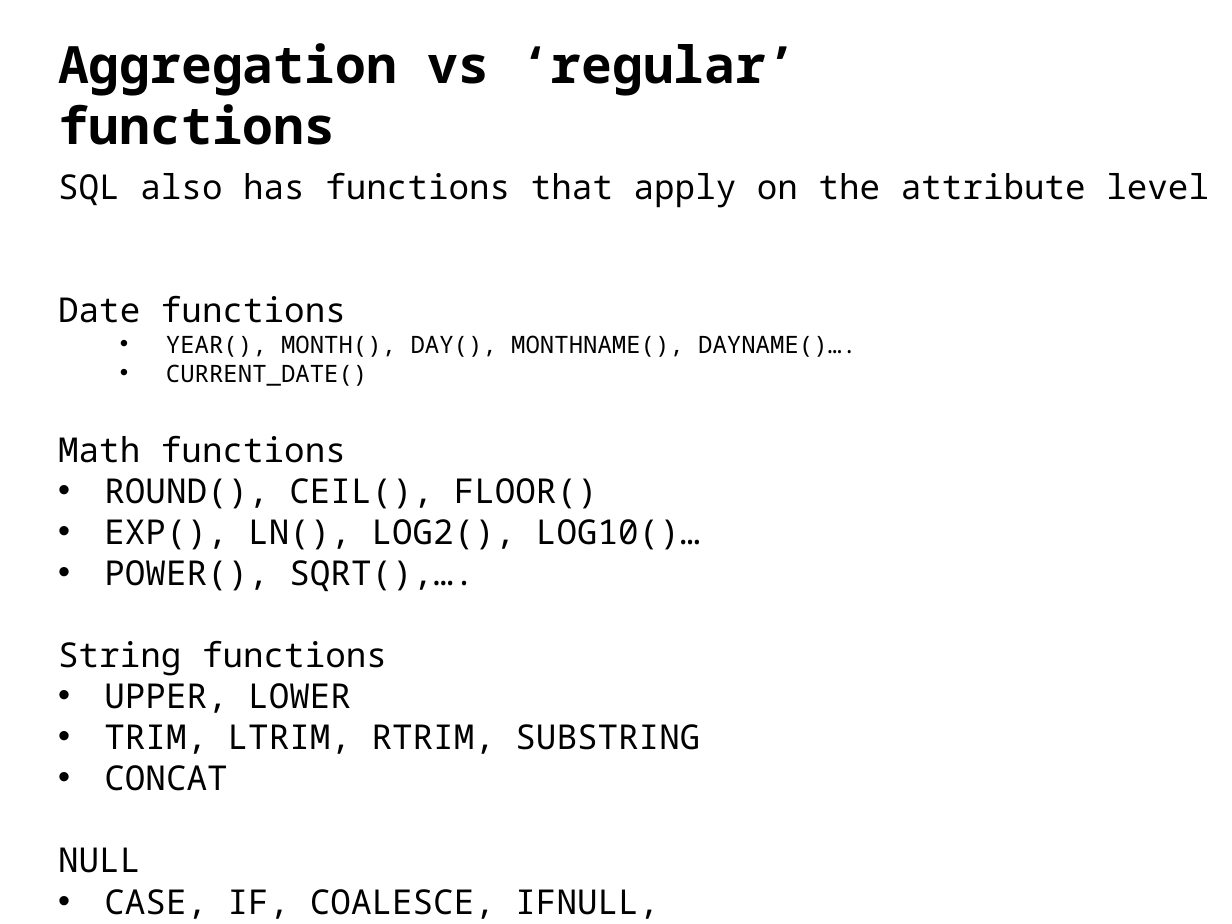
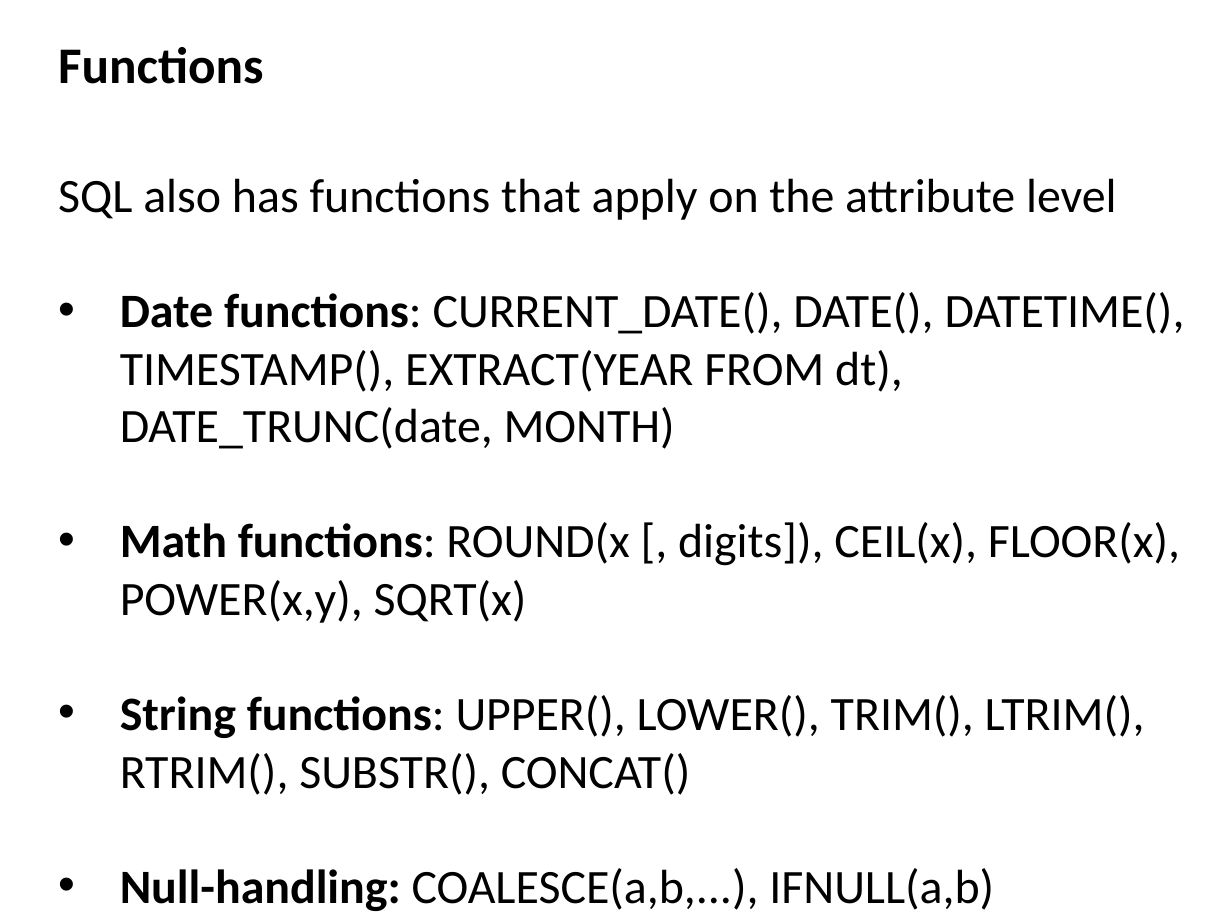
Before and after one commit to ipeirotis/introduction-to-databases, a slide deck: slide 22 of session3/B3-SQL_Filtering.pptx (slide 24 before the commit). Drawn at 1232x924 pixels with LibreOffice and Linux fonts; fonts in the diff are those of the drawing. Boxes give left, top, right and bottom in pixels: in the first picture for what was removed or moved away, otherwise in the second. Text is boxed around its words. In the diff, an @@ line names an element or a change of style, - is before the commit and + after.

```diff
--- a/session3/B3-SQL_Filtering.pptx
+++ b/session3/B3-SQL_Filtering.pptx
@@ text at (58,47,263,84): text changed; font Noto Sans Mono to Calibri @@
-Aggregation vs ‘regular’ functions
+Functions
@@ text at (58,178,1116,220): size 20 to 28 pt, font Noto Sans Mono to Calibri in "SQL also has functions that apply on ..." @@
@@ text at (120,292,1185,911): text changed; size 20 to 28 pt; font Noto Sans Mono to Calibri @@
-Date functions
-  • YEAR(), MONTH(), DAY(), MONTHNAME(), DAYNAME()….
-  • CURRENT_DATE()
-Math functions
-• ROUND(), CEIL(), FLOOR()
-• EXP(), LN(), LOG2(), LOG10()…
-• POWER(), SQRT(),….
-String functions
-• UPPER, LOWER
-• TRIM, LTRIM, RTRIM, SUBSTRING
-• CONCAT
-NULL
-• CASE, IF, COALESCE, IFNULL,
+• Date functions: CURRENT_DATE(), DATE(), DATETIME(), TIMESTAMP(), EXTRACT(YEAR FROM dt), DATE_TRUNC(date, MONTH)
+• Math functions: ROUND(x [, digits]), CEIL(x), FLOOR(x), POWER(x,y), SQRT(x)
+• String functions: UPPER(), LOWER(), TRIM(), LTRIM(), RTRIM(), SUBSTR(), CONCAT()
+• Null-handling: COALESCE(a,b,...), IFNULL(a,b)
```
Also in this commit, not shown: 21 other slides changed, 2 slides added, 3 slides removed.
